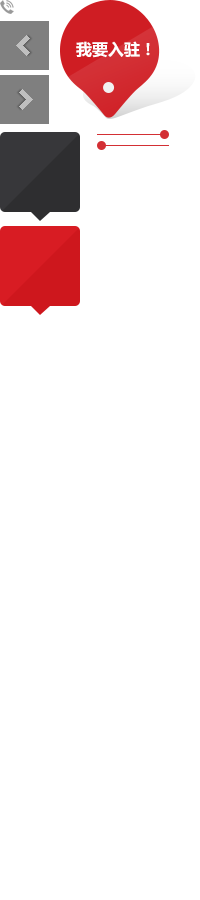
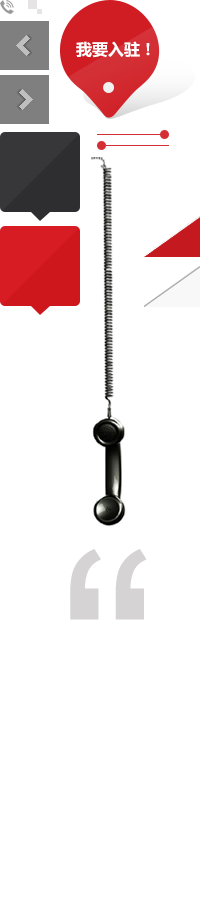
Before/after of a w=200, h=900 layered artwork. What changed in the layer stack:
added layer "图层 368" in group "详情 拷贝" over [144, 216, 200, 257]
added layer "图层 366" in group "详情 拷贝" over [144, 266, 200, 307]
added layer "“" in group "详情 拷贝" over [70, 549, 147, 620]
added layer "图层 142 副本 4" (multiply) in group "详情 拷贝" over [91, 157, 126, 527]
added layer "矩形 9 拷贝" in group "详情 拷贝" over [37, 9, 42, 14]
added layer "矩形 9" in group "详情 拷贝" over [28, 0, 37, 9]
